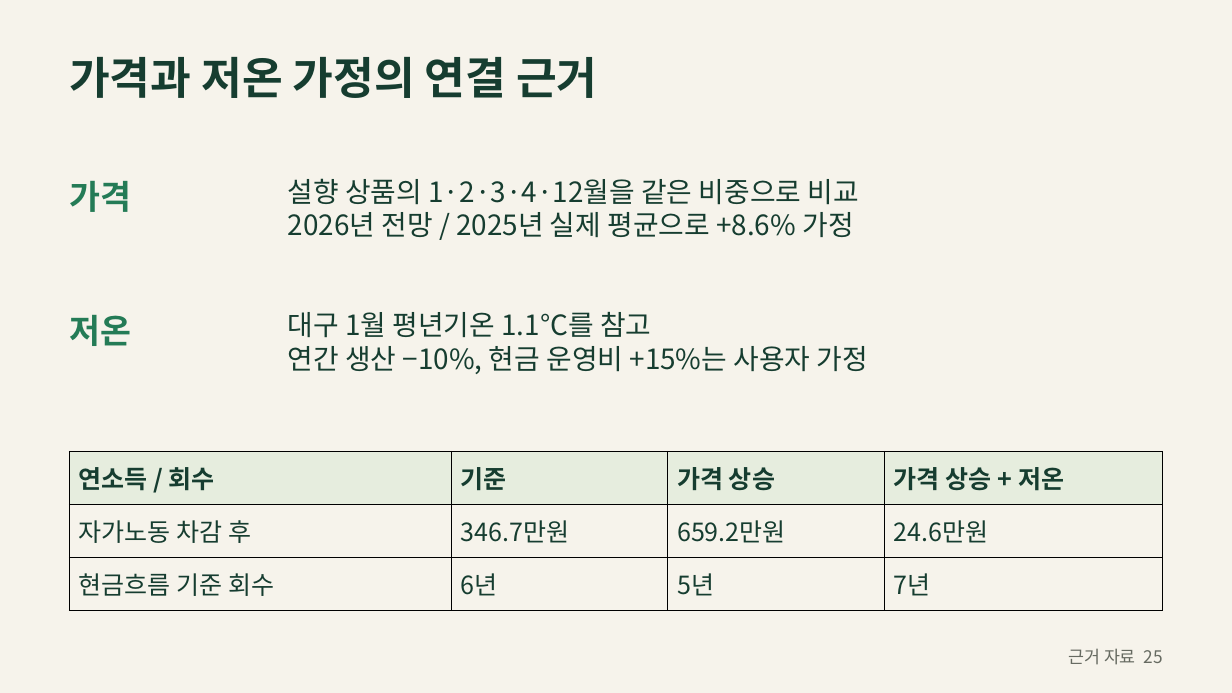
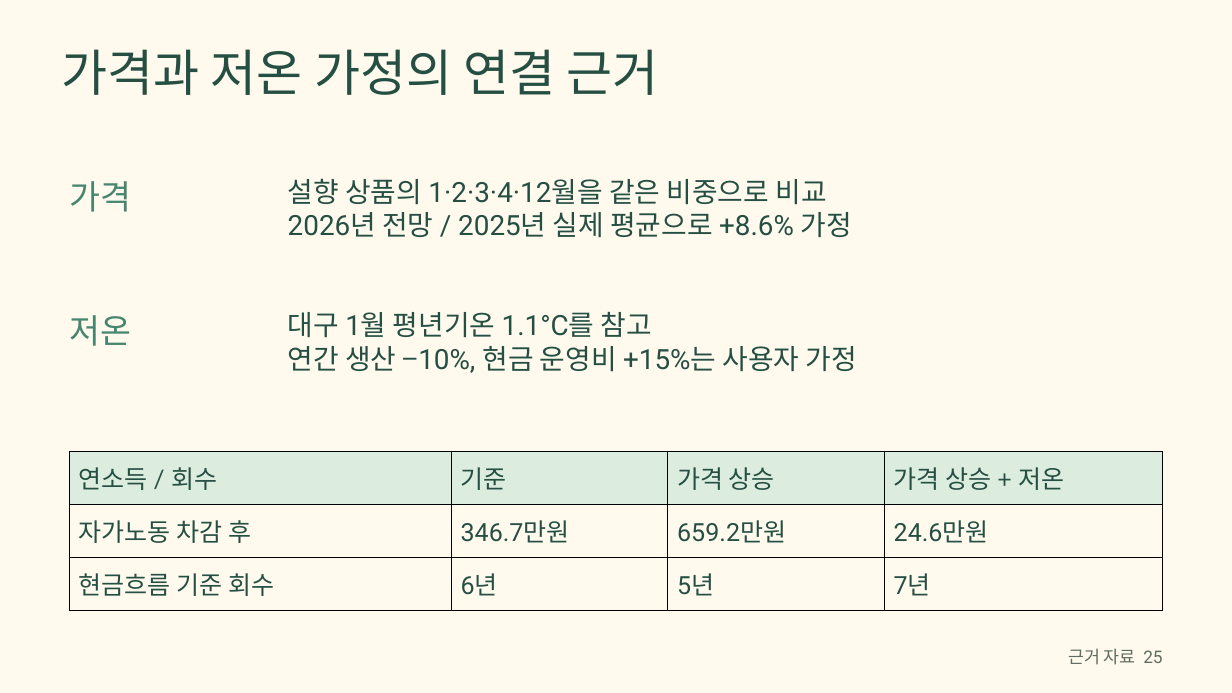
Before and after one commit to jinuk0211/smartfarm-adoption, a slide deck: slide 25 of presentation/smartfarm_proposal.pptx. Drawn at 1232x693 pixels with LibreOffice and Linux fonts; fonts in the diff are those of the drawing. Boxes give left, top, right and bottom in pixels: in the first picture for what was removed or moved away, otherwise in the second. Text is boxed around its words. In the diff, an @@ line names an element or a change of style, - is before the commit and + after.

```diff
--- a/presentation/smartfarm_proposal.pptx
+++ b/presentation/smartfarm_proposal.pptx
@@ background #F6F3EB to #FFF9EE @@
@@ text "가격과 저온 가정의 연결 근거": place and size @@
-text "가격과 저온 가정의 연결 근거" at [69,57,597,98]
+text "가격과 저온 가정의 연결 근거" at [62,49,659,95]
@@ text "가격과 저온 가정의 연결 근거" at [62,49,659,95]: size 34.5 to 39 pt, font Noto Sans CJK KR to Lato, text colour #163D30 to #254F43, bold off @@
@@ text "가격" at [69,181,131,212]: font Noto Sans CJK KR to Lato, text colour #247B56 to #46856E, bold off @@
@@ text "설향 상품의 1·2·3·4·12월을 같은 비중으로 ..." at [288,178,852,237]: font Noto Sans CJK KR to Roboto, text colour #163D30 to #254F43 @@
@@ text "저온" at [69,315,131,346]: font Noto Sans CJK KR to Lato, text colour #247B56 to #46856E, bold off @@
@@ text "대구 1월 평년기온 1.1°C를 참고" at [288,312,857,373]: font Noto Sans CJK KR to Roboto, text colour #163D30 to #254F43 @@
@@ table at [69,452,1163,611] @@
@@ fill #E6EDDE to #DCECDF in row 1 @@
@@ fill #F6F3EB to #FFF9EE in 8 cells @@
@@ font Noto Sans CJK KR to Lato, bold off in "연소득 / 회수", "기준", "가격 상승", "가격 상승 + 저온" @@
@@ text colour #163D30 to #254F43 @@
@@ font Noto Sans CJK KR to Roboto in "자가노동 차감 후", "346.7만원", "659.2만원", "24.6만원" and 4 more places @@
@@ text "근거 자료 25" at [1068,648,1162,665]: font Noto Sans CJK KR to Roboto, text colour #666A61 to #5F6C61 @@
```
Also in this commit, not shown: 27 other slides changed, 20 other files.
